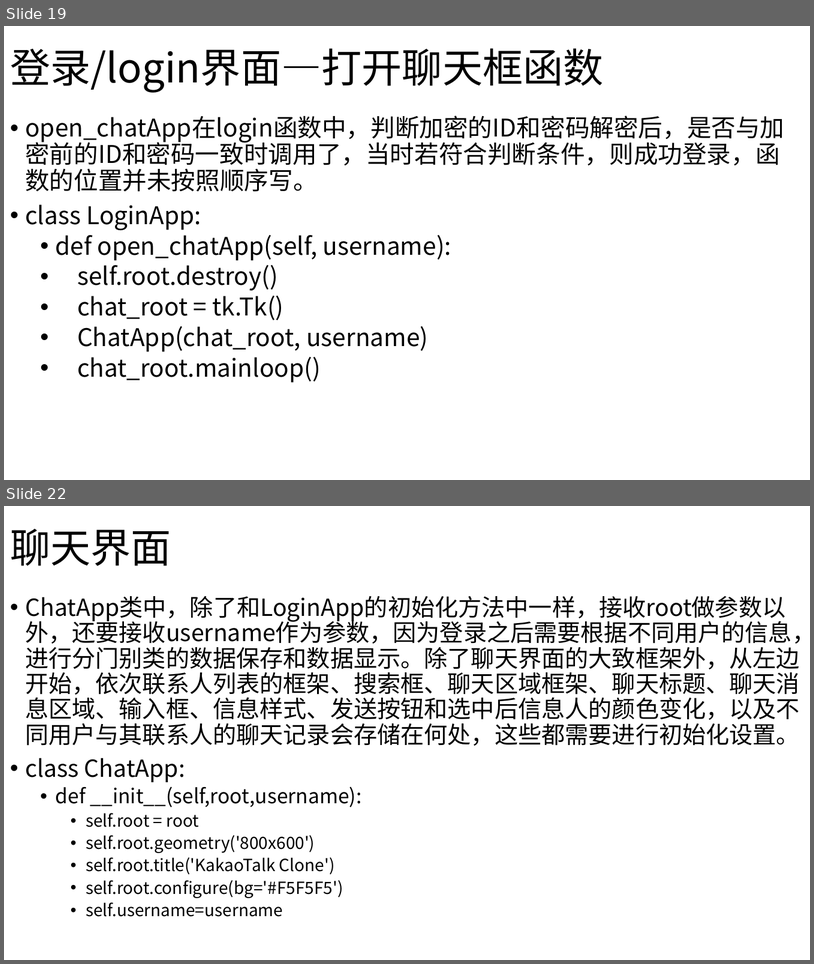
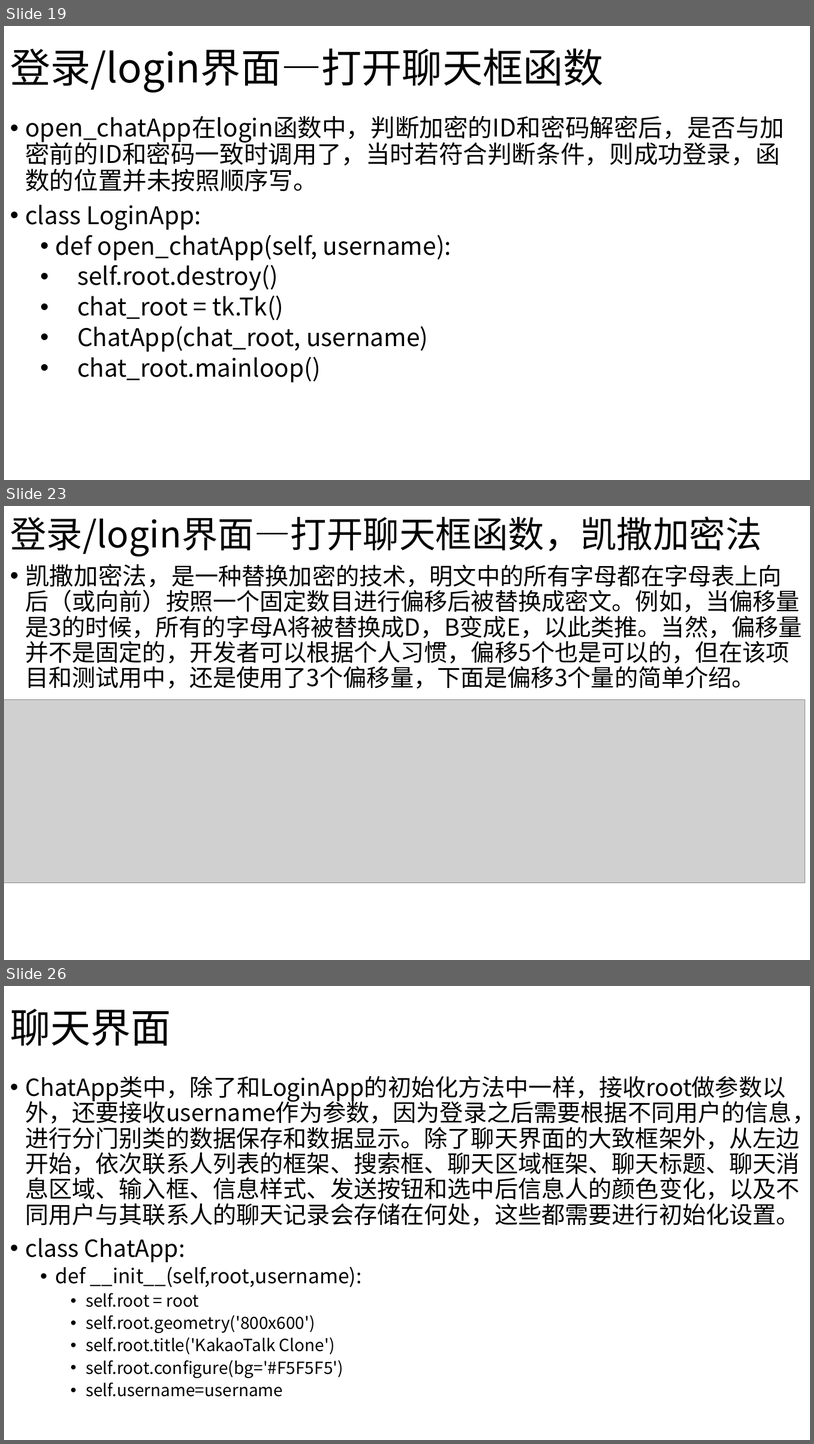
Before and after one commit to tianyuan65/design-implementation-of-multi-user_chat_system_with_python, a slide deck: 第二个项目.pptx. Shown one above the other, each under a label of ours: slides 19 and 22 before the commit, slides 19, 23 and 26 after it; the slides between them are not shown. The pictures are 814x964 and 814x1444 pixels, drawn with LibreOffice and Linux fonts; fonts in the diff are those of the drawing; grey boxes stand for pictures. Boxes give left, top, right and bottom in pixels: in the first picture for what was removed or moved away, otherwise in the second. Text is boxed around its words. In the diff, an @@ line names an element or a change of style, - is before the commit and + after.

```diff
--- a/第二个项目.pptx
+++ b/第二个项目.pptx
@@ slide 23 added at box(4, 506, 810, 960), background #FFFFFF @@
@@ title added at box(10, 516, 762, 556), 43.2 pt, text #000000 @@
+登录/login界面—打开聊天框函数，凯撒加密法
@@ text added at box(25, 564, 803, 688), 28 pt, text #000000 @@
+• 凯撒加密法，是一种替换加密的技术，明文中的所有字母都在字母表上向后（或向前）按照一个固定数目进行偏移后被替换成密文。例如，当偏移量是3的时候，所有的字母A将被替换成D，B变成E，以此类推。当然，偏移量并不是固定的，开发者可以根据个人习惯，偏移5个也是可以的，但在该项目和测试用中，还是使用了3个偏移量，下面是偏移3个量的简单介绍。
@@ picture added at box(4, 700, 806, 882) @@
@@ what was slide 22 is now slide 26 @@
```
Also in this commit, not shown: 1 slide changed, 4 other slides added, 1 slide removed, 13 other files.
